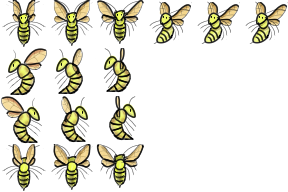
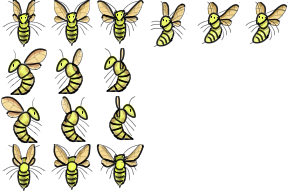
The second 288 x 192 image is a revision of the first. Changes to its layers:
painted on "Legs" (3rd of 15, in "Left down 1" › "Line") over [149, 1, 192, 47]
painted on "Tactiles" (3rd of 3, in "Left down 1" › "Line") over [149, 1, 192, 47]
painted on "Patterns" (5th of 28, in "Left down 1" › "Line") over [149, 1, 192, 47]
painted on "Eyes" (3rd of 6, in "Left down 1" › "Line") over [149, 1, 192, 47]
painted on "Back wings" (3rd of 8, in "Left down 1" › "Line") over [149, 1, 192, 47]
painted on "Front wings" (3rd of 8, in "Left down 1" › "Line") over [149, 1, 192, 47]
painted on "Head" (3rd of 18, in "Left down 1" › "Line") over [149, 1, 192, 47]
painted on "Middle body" (3rd of 3, in "Left down 1" › "Line") over [149, 1, 192, 47]
painted on "Lower body" (3rd of 3, in "Left down 1" › "Line") over [149, 1, 192, 47]
painted on "Shades" (3rd of 3, in "Left down 1" › "Drawings" › "Wings") over [149, 1, 192, 47]
painted on "Patterns" (6th of 28, in "Left down 1" › "Drawings" › "Wings") over [149, 1, 192, 47]
painted on "Base" (5th of 16, in "Left down 1" › "Drawings" › "Wings") over [149, 1, 192, 47]
painted on "Light" (3rd of 3, in "Left down 1" › "Drawings" › "Head and body") over [149, 1, 192, 47]
painted on "Shadow" (3rd of 3, in "Left down 1" › "Drawings" › "Head and body") over [149, 1, 192, 47]
painted on "Base" (6th of 16, in "Left down 1" › "Drawings" › "Head and body") over [149, 1, 192, 47]
